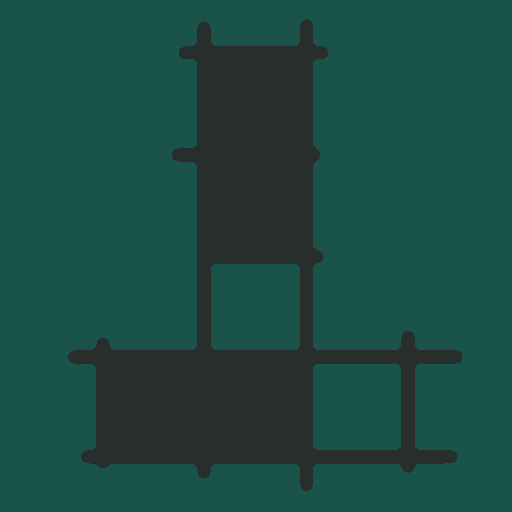
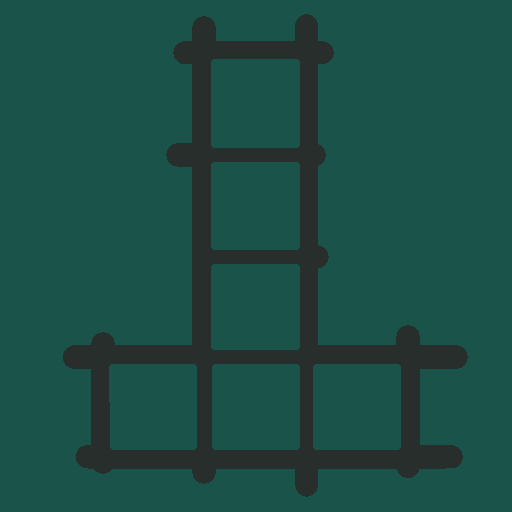
Comparing the layer stacks of the two 512 x 512 images. Changes:
hid "图层 5 拷贝" over [68, 19, 462, 491]
showed "图层 3", painted on it over [63, 14, 468, 497]
